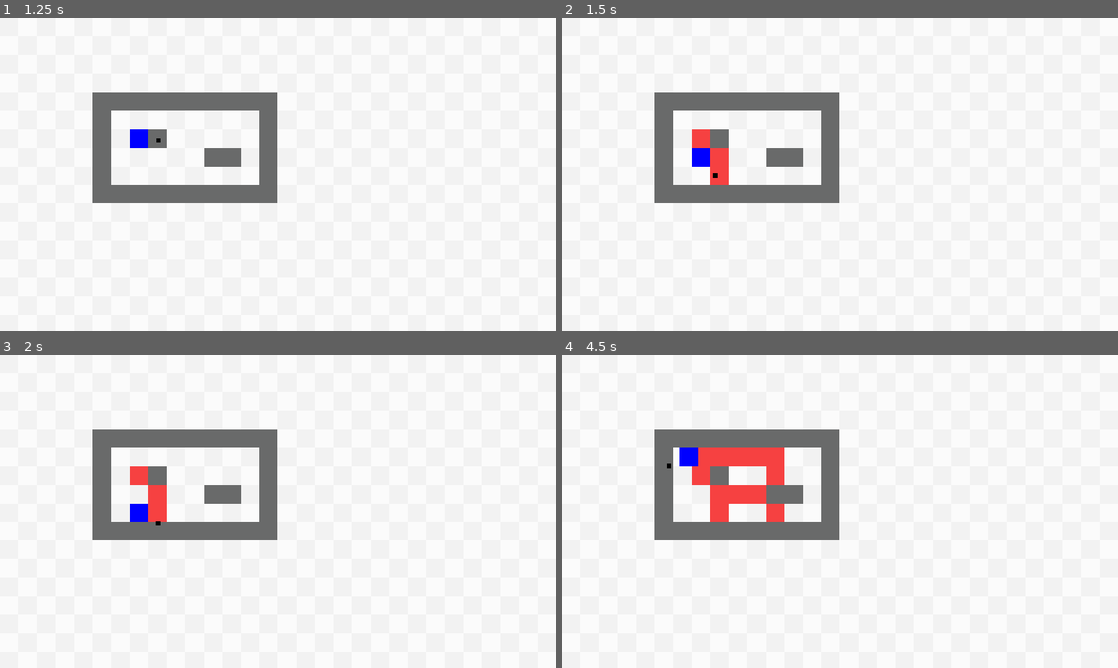
Above: before the commit, frames 1-4 (two rows, left to right).
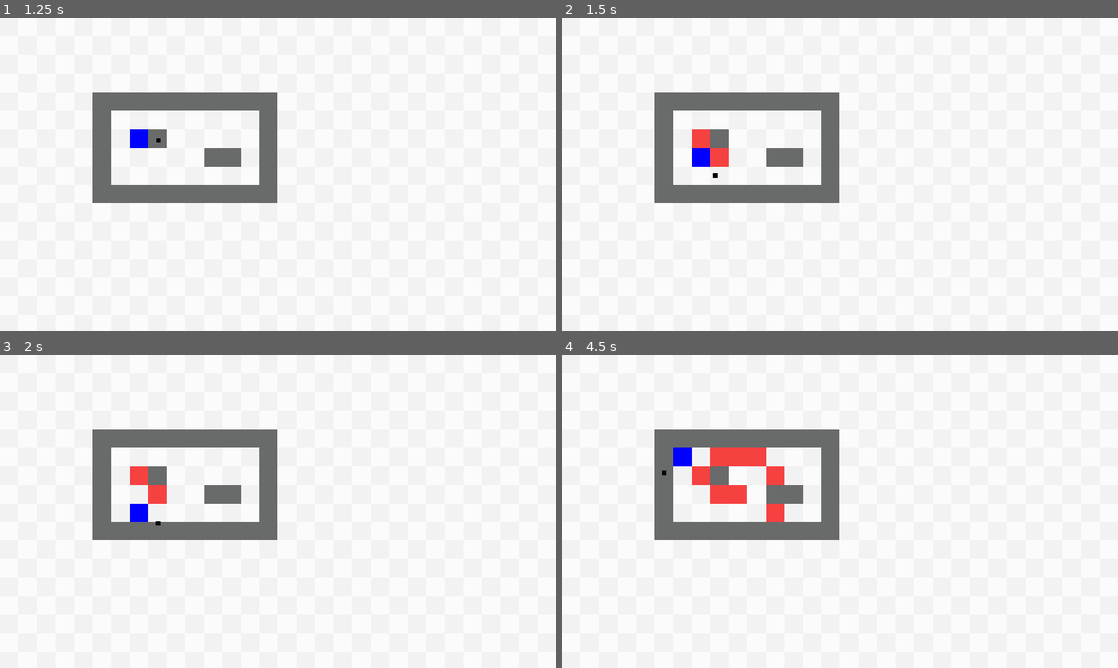
Above: after the commit, the same moments.

Repository: btoosey/Godot-Wild-Jam-99
Game: Godot game, scene res://scenes/main/main.tscn
The game is run twice, just before and just after one commit, with the same random seed, the same clock (stepped at 60 frames per second) and the same inputs.
Inputs (mouse positions are in pixels of both pictures, inside the frame that each line leads up to):
- Up to frame 1 (1.25 s): tap Enter at 0.5 s; move the mouse to (400, 158) at 0.52 s; press the mouse at (400, 158) at 0.53 s; hold D (player_right) from 0.53 s (still down)
- Up to frame 2 (1.5 s): tap Space at 1.25 s; move the mouse to (728, 190) at 1.27 s; release D (player_right) at 1.28 s; release the mouse at (728, 190) at 1.28 s; hold S (player_down) from 1.28 s (still down); click (728, 190) at 1.35 s
- Up to frame 3 (2 s): keep holding S (player_down)
- Up to frame 4 (4.5 s): tap Enter at 2 s; move the mouse to (895, 442) at 2.02 s; release S (player_down) at 2.03 s; hold D (player_right) 2.03-2.78 s; hold Q (undo) 2.03-2.78 s; click (895, 442) at 2.3 s; move the mouse to (812, 574) at 2.77 s; hold W (player_up) 2.78-3.53 s; click (812, 574) at 2.85 s; tap Space at 3.5 s; move the mouse to (1006, 558) at 3.52 s; press the mouse at (1006, 558) at 3.53 s; hold A (player_left) from 3.53 s (still down); move the mouse to (673, 464) at 4.27 s; release the mouse at (673, 464) at 4.28 s; tap Q (undo) at 4.35 s

Frame 1 is identical in both runs. In frame 2, 0.2% of the frame differs, in the area x 26-30%, y 47-54%; in frame 3, 0.2%; in frame 4, 0.9%, in the area x 18-40%, y 29-54%.

Commit message:
ADD: painting can be undone

Diff:
--- a/scenes/main/main.gd
+++ b/scenes/main/main.gd
@@ -3,6 +3,7 @@
 @onready var game_state_machine: GameStateMachine = $GameStateMachine as GameStateMachine
 @onready var level_log: Node = $LevelLog
 @onready var player: Player = $Player
+@onready var paintbrush: Paintbrush = $Paintbrush
 
 
 func _ready() -> void:
@@ -10,3 +11,5 @@
 	#TODO relocate following lines to the level scene
 	level_log.log_level_state()
 	player.player_moved.connect(level_log.log_level_state)
+	player.player_moved.connect(paintbrush.try_paint)
+	paintbrush.cell_painted.connect(level_log.log_level_state)
--- a/scenes/paintbrush/paintbrush.gd
+++ b/scenes/paintbrush/paintbrush.gd
@@ -1,4 +1,6 @@
 class_name Paintbrush extends Node2D
+
+signal cell_painted(cell: Vector2i)
 
 @export var player: Player
 
@@ -8,6 +10,7 @@
 var current_cell: Vector2i = Vector2i.ZERO
 var paint_button_held: bool = false
 
+
 func _process(_delta: float) -> void:
 	var hovered_cell: Vector2i = paint.local_to_map(paint.to_local(global_position))
 
@@ -15,7 +18,8 @@
 		return
 	else:
 		current_cell = hovered_cell
-		try_paint()
+		if not player.grid_mover.is_moving:
+			try_paint()
 
 
 func _input(event: InputEvent) -> void:
@@ -32,8 +36,7 @@
 		return
 
 	if can_paint(current_cell):
-		paint.set_cell(current_cell, 0, Vector2i.ZERO)
-		print("painted: ", current_cell)
+		paint_cell(current_cell)
 
 
 func can_paint(cell: Vector2i) -> bool:
@@ -41,3 +44,9 @@
 		return false
 
 	return true
+
+
+func paint_cell(cell: Vector2i) -> void:
+	paint.set_cell(cell, 0, Vector2i.ZERO)
+	cell_painted.emit(cell)
+	print("painted: ", cell)
--- a/scripts/components/level_log/level_log.gd
+++ b/scripts/components/level_log/level_log.gd
@@ -1,4 +1,6 @@
 extends Node
+
+@onready var paint: TileMapLayer = $"../Tilemaps/Paint"
 
 var allow_undo := true
 var turn_number := 0
@@ -19,16 +21,20 @@
 
 	var player: Player = get_tree().get_nodes_in_group("players")[0]
 	player.global_position = level_log[-2][0]
+	paint.erase_cell(level_log[-1][1])
+
 	level_log.pop_back()
 	turn_number -= 1
 
 
-func log_level_state() -> void:
+func log_level_state(cell: Vector2i = Vector2i.ZERO) -> void:
 	var new_state := []
 
 	for player: CharacterBody2D in get_tree().get_nodes_in_group("players"):
 		new_state.append(player.global_position)
 
+	new_state.append(cell)
+
 	if level_log.is_empty() or level_log[-1] != new_state:
 		level_log.append(new_state)
 		turn_number += 1
--- a/scripts/components/player/grid_mover.gd
+++ b/scripts/components/player/grid_mover.gd
@@ -64,7 +64,6 @@
 		is_moving = false
 
 
-
 func _process_input() -> void:
 	movement_marker.global_position = player.global_position + (direction * grid_size)
 
